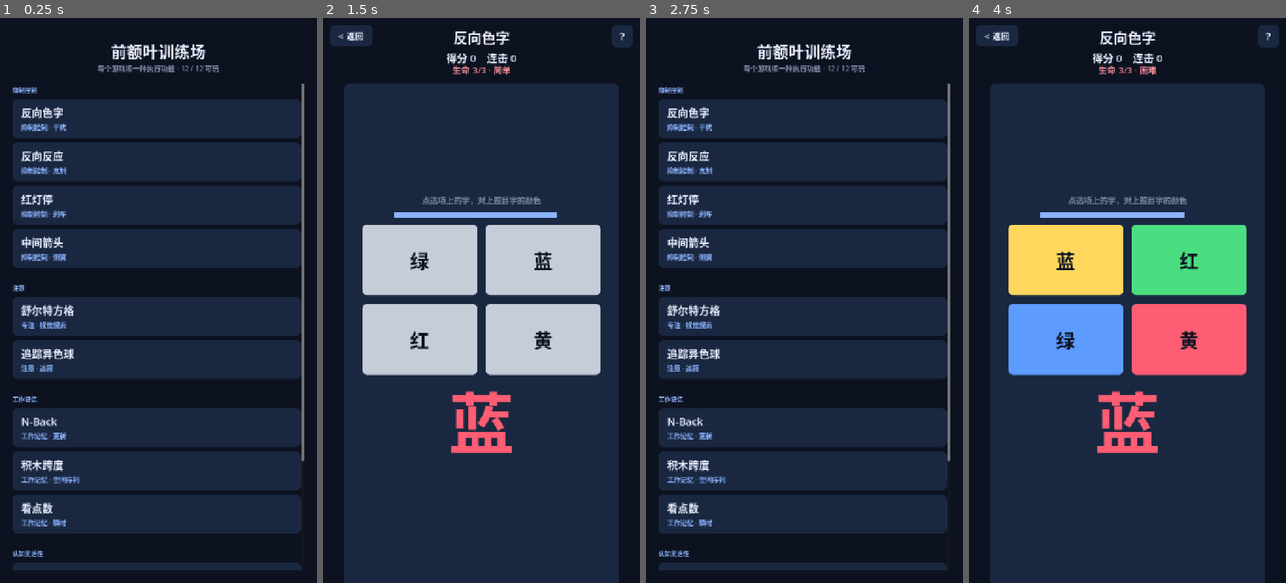
Above: before the commit, frames 1-4 (left to right).
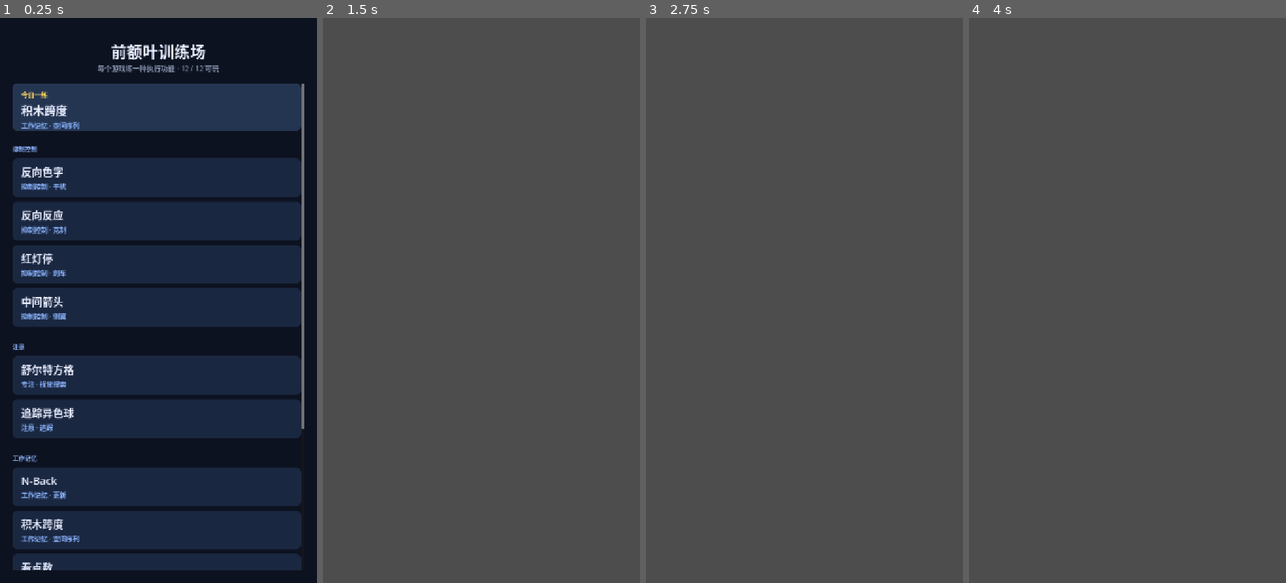
Above: after the commit, the same moments.

Repository: JeffGu98/PrefrontalCortexGame
Game: Godot game, scene res://scenes/Hub.tscn
The game is run twice, just before and just after one commit, with the same random seed, the same clock (stepped at 60 frames per second) and the same inputs.
Inputs (mouse positions are in pixels of both pictures, inside the frame that each line leads up to):
- Up to frame 1 (0.25 s): no input
- Up to frame 2 (1.5 s): click (478, 108) at 0.52 s; click (481, 232) at 1.25 s, where only the run before the commit has a clickable "简单"
- Up to frame 3 (2.75 s): click (674, 34) at 2 s, where only the run before the commit has a clickable "< 返回"
- Up to frame 4 (4 s): click (1124, 119) at 2.77 s; click (1127, 272) at 3.5 s, where only the run before the commit has a clickable "困难"

The runs differ from the first frame. In frame 1, 33% of the frame differs, in the area x 4-96%, y 11-98%; in frame 2, 100%; in frame 3, 100%; in frame 4, 100%, in the area x 0-100%, y 0-100%.
Error after the commit: Parse Error: Invalid operands "Error" and "Color" for "==" operator. (res://scripts/Corsi.gd:359)

Commit message:
v1.3.2: Hub 今日一练 + Stroop streak ramp
Hub: featured game for the calendar day (deterministic from local
date + built list); top card 「今日一练」; optional local
user://daily.cfg 「今日已练」 without blocking replay. No accounts,
streaks, or notifications.

Stroop: streak shortens trial time 2.5→~0.9 (every 4 −0.08s, miss
+0.05s); ~12% congruent trials; burst off when fast. −10 still deferred.

Sync design.md §5.1 / Hub daily / §8 and improvements.md; bump 1.3.2.

Diff:
--- a/project.godot
+++ b/project.godot
@@ -11,7 +11,7 @@
 [application]
 
 config/name="前额叶训练场"
-config/version="1.3.1"
+config/version="1.3.2"
 run/main_scene="res://scenes/Hub.tscn"
 config/features=PackedStringArray("4.7", "Mobile")
 config/icon="res://icon.png"
--- a/scripts/Hub.gd
+++ b/scripts/Hub.gd
@@ -5,6 +5,7 @@
 const RELEASES_API := "https://api.github.com/repos/JeffGu98/PrefrontalCortexGame/releases/latest"
 const RELEASES_PAGE := "https://github.com/JeffGu98/PrefrontalCortexGame/releases/latest"
 const SEEN_PATH := "user://update_seen.cfg"
+const DAILY_PATH := "user://daily.cfg"
 
 var _scroll: ScrollContainer
 var _release_url := RELEASES_PAGE
@@ -84,6 +85,9 @@
 	list.size_flags_horizontal = Control.SIZE_EXPAND_FILL
 	_scroll.add_child(list)
 
+	list.add_child(_make_daily_card())
+	list.add_child(_make_spacer(6))
+
 	var last_group := ""
 	for game in GAMES:
 		var group: String = game["group"]
@@ -93,6 +97,122 @@
 			list.add_child(_make_group_header(group))
 			last_group = group
 		list.add_child(_make_game_button(game))
+
+
+func _built_games() -> Array:
+	var out: Array = []
+	for game in GAMES:
+		if game["built"]:
+			out.append(game)
+	return out
+
+
+func _today_key() -> String:
+	var d := Time.get_datetime_dict_from_system()
+	return "%04d-%02d-%02d" % [int(d["year"]), int(d["month"]), int(d["day"])]
+
+
+func _daily_index(count: int) -> int:
+	if count <= 0:
+		return 0
+	var key := _today_key()
+	var h := 0
+	for i in range(key.length()):
+		h = (h * 31 + key.unicode_at(i)) & 0x7fffffff
+	# Stable mix so nearby dates do not always pick neighbors.
+	h = (h ^ (h >> 16)) & 0x7fffffff
+	return h % count
+
+
+func _daily_game() -> Dictionary:
+	var built := _built_games()
+	if built.is_empty():
+		return {}
+	return built[_daily_index(built.size())]
+
+
+func _daily_played_today() -> bool:
+	var config := ConfigFile.new()
+	if config.load(DAILY_PATH) != OK:
+		return false
+	return str(config.get_value("daily", "played_date", "")) == _today_key()
+
+
+func _mark_daily_played() -> void:
+	var config := ConfigFile.new()
+	config.load(DAILY_PATH)
+	config.set_value("daily", "played_date", _today_key())
+	config.save(DAILY_PATH)
+
+
+func _make_daily_card() -> Button:
+	var game: Dictionary = _daily_game()
+	var btn := Button.new()
+	btn.text = ""
+	btn.custom_minimum_size = Vector2(0, 108)
+	btn.size_flags_horizontal = Control.SIZE_EXPAND_FILL
+	_style_button(btn, Color("#243552"))
+
+	var pad := MarginContainer.new()
+	pad.mouse_filter = Control.MOUSE_FILTER_IGNORE
+	pad.set_anchors_and_offsets_preset(Control.PRESET_FULL_RECT)
+	pad.add_theme_constant_override("margin_left", 20)
+	pad.add_theme_constant_override("margin_right", 18)
+	pad.add_theme_constant_override("margin_top", 14)
+	pad.add_theme_constant_override("margin_bottom", 14)
+	btn.add_child(pad)
+
+	var col := VBoxContainer.new()
+	col.mouse_filter = Control.MOUSE_FILTER_IGNORE
+	col.size_flags_horizontal = Control.SIZE_EXPAND_FILL
+	col.alignment = BoxContainer.ALIGNMENT_CENTER
+	col.add_theme_constant_override("separation", 4)
+	pad.add_child(col)
+
+	var head := HBoxContainer.new()
+	head.mouse_filter = Control.MOUSE_FILTER_IGNORE
+	head.add_theme_constant_override("separation", 10)
+	col.add_child(head)
+
+	var badge := Label.new()
+	badge.text = "今日一练"
+	badge.add_theme_font_size_override("font_size", 15)
+	badge.add_theme_color_override("font_color", Color("#ffd75d"))
+	badge.mouse_filter = Control.MOUSE_FILTER_IGNORE
+	head.add_child(badge)
+
+	if _daily_played_today():
+		var done := Label.new()
+		done.text = "今日已练"
+		done.add_theme_font_size_override("font_size", 14)
+		done.add_theme_color_override("font_color", Color("#7f8ba6"))
+		done.mouse_filter = Control.MOUSE_FILTER_IGNORE
+		head.add_child(done)
+
+	var title := Label.new()
+	title.text = str(game.get("title", "—"))
+	title.add_theme_font_size_override("font_size", 26)
+	title.add_theme_color_override("font_color", Color("#e8edff"))
+	title.mouse_filter = Control.MOUSE_FILTER_IGNORE
+	col.add_child(title)
+
+	var func_label := Label.new()
+	func_label.text = str(game.get("func", ""))
+	func_label.add_theme_font_size_override("font_size", 15)
+	func_label.add_theme_color_override("font_color", Color("#8ab4ff"))
+	func_label.mouse_filter = Control.MOUSE_FILTER_IGNORE
+	col.add_child(func_label)
+
+	if game.has("scene"):
+		btn.pressed.connect(_open_daily.bind(str(game["scene"])))
+	else:
+		btn.disabled = true
+	return btn
+
+
+func _open_daily(scene_path: String) -> void:
+	_mark_daily_played()
+	_open_game(scene_path)
 
 
 func _make_group_header(text: String) -> Label:
--- a/scripts/Stroop.gd
+++ b/scripts/Stroop.gd
@@ -10,8 +10,16 @@
 ]
 
 const LIVES := 3
-const TRIAL_TIME := 2.5
+const TIME_START := 2.5
+const TIME_MIN := 0.9
+const TIME_STEP := 0.08
+const TIME_RECOVER := 0.05
+const SPEED_EVERY := 4
+## 约 12% 一致试次：字色相同，避免「永远反着读」。
+const CONGRUENT_RATIO := 0.12
 const INTER_TRIAL := 0.35
+## 加速到此以下时关掉全屏大字 burst，只留短提示。
+const BURST_CUTOFF := 1.1
 const HINT_IDLE := "点选项上的字，对上题目字的颜色"
 const BEST_PATH := "user://stroop_best.cfg"
 const TIMER_WIDTH := 400.0
@@ -27,8 +35,10 @@
 var streak := 0
 var best_streak := 0
 var best_score := 0
-var trial_time_left := TRIAL_TIME
+var trial_limit := TIME_START
+var trial_time_left := TIME_START
 var correct_color := ""
+var congruent := false
 var game_over := false
 var waiting := false
 var trial_id := 0
@@ -47,7 +57,7 @@
 
 func _init() -> void:
 	title_text = "反向色字"
-	help_text = "中央是有颜色的字，字义和字体颜色一定不同。点下面写着「字体颜色」的按钮。\n简单：选项灰底黑字，位置每题仍会变。困难：选项底色是干扰，不要对色块。\n每题 2.5 秒。点错或超时扣一命。"
+	help_text = "中央是有颜色的字。多数时候字义和字体颜色不同，偶有相同。点下面写着「字体颜色」的按钮。\n简单：选项灰底黑字，位置每题仍会变。困难：选项底色是干扰，不要对色块。\n每题从 2.5 秒起，连对会加快（约每 4 连 −0.08 秒，下限约 0.9 秒）；点错略放慢。超时或点错扣一命。"
 
 
 func _build_game() -> void:
@@ -201,6 +211,8 @@
 	lives = LIVES
 	streak = 0
 	best_streak = 0
+	trial_limit = TIME_START
+	congruent = false
 	game_over = false
 	waiting = false
 	trial_id += 1
@@ -292,14 +304,19 @@
 		return
 	waiting = false
 	word_label.modulate = Color.WHITE
-	trial_time_left = TRIAL_TIME
+	trial_time_left = trial_limit
 	timer_bar.size.x = TIMER_WIDTH
 	timer_bar.color = Color("#8ab4ff")
 	_set_hint(HINT_IDLE, Color("#7f8ba6"))
 
 	var ink_idx := randi() % COLORS.size()
-	var offset := randi() % (COLORS.size() - 1) + 1
-	var word_idx := (ink_idx + offset) % COLORS.size()
+	congruent = randf() < CONGRUENT_RATIO
+	var word_idx: int
+	if congruent:
+		word_idx = ink_idx
+	else:
+		var offset := randi() % (COLORS.size() - 1) + 1
+		word_idx = (ink_idx + offset) % COLORS.size()
 	word_label.text = COLORS[word_idx]["name"]
 	word_label.add_theme_color_override("font_color", COLORS[ink_idx]["color"])
 	_paint_panel(Color("#1a2740"))
@@ -321,11 +338,14 @@
 	if color_name == correct_color:
 		streak += 1
 		best_streak = maxi(best_streak, streak)
-		var time_bonus := int(trial_time_left * 5.0)
+		if streak > 0 and streak % SPEED_EVERY == 0:
+			trial_limit = maxf(TIME_MIN, trial_limit - TIME_STEP)
+		var time_bonus := int(trial_time_left / maxf(trial_limit, 0.01) * 5.0)
 		var pts := 10 + time_bonus + mini(streak, 10) * 2
 		score += pts
 		_set_hint("+%d" % pts, Color("#4ade80"))
-		_burst_feedback("+%d" % pts, Color("#4ade80"))
+		if trial_limit > BURST_CUTOFF:
+			_burst_feedback("+%d" % pts, Color("#4ade80"))
 		word_label.modulate = Color("#4ade80")
 		_update_hud()
 		_begin_gap()
@@ -336,9 +356,11 @@
 
 func _apply_miss(reason: String) -> void:
 	streak = 0
+	trial_limit = minf(TIME_START, trial_limit + TIME_RECOVER)
 	lives -= 1
 	_set_hint(reason, Color("#ff5d73"))
-	_burst_feedback(reason, Color("#ff5d73"))
+	if trial_limit > BURST_CUTOFF:
+		_burst_feedback(reason, Color("#ff5d73"))
 	_update_hud()
 	if lives <= 0:
 		_end_game()
@@ -380,7 +402,7 @@
 		timer_bar.size.x = 0.0
 		_apply_miss("超时")
 		return
-	var ratio := clampf(trial_time_left / TRIAL_TIME, 0.0, 1.0)
+	var ratio := clampf(trial_time_left / maxf(trial_limit, 0.01), 0.0, 1.0)
 	timer_bar.size.x = TIMER_WIDTH * ratio
 	timer_bar.color = Color("#ff5d73") if ratio < 0.25 else Color("#8ab4ff")
 
@@ -392,7 +414,9 @@
 		lives_label.text = "选简单或困难"
 	else:
 		lives_label.add_theme_color_override("font_color", Color("#ff8f9d"))
-		lives_label.text = "生命 %d/%d · %s" % [lives, LIVES, "简单" if easy_mode else "困难"]
+		lives_label.text = "生命 %d/%d · %s · 每题 %.2f 秒" % [
+			lives, LIVES, "简单" if easy_mode else "困难", trial_limit
+		]
 
 
 func _set_hint(text: String, color: Color) -> void:
Not shown, changed: docs/design.md
Not shown, changed: docs/improvements.md
